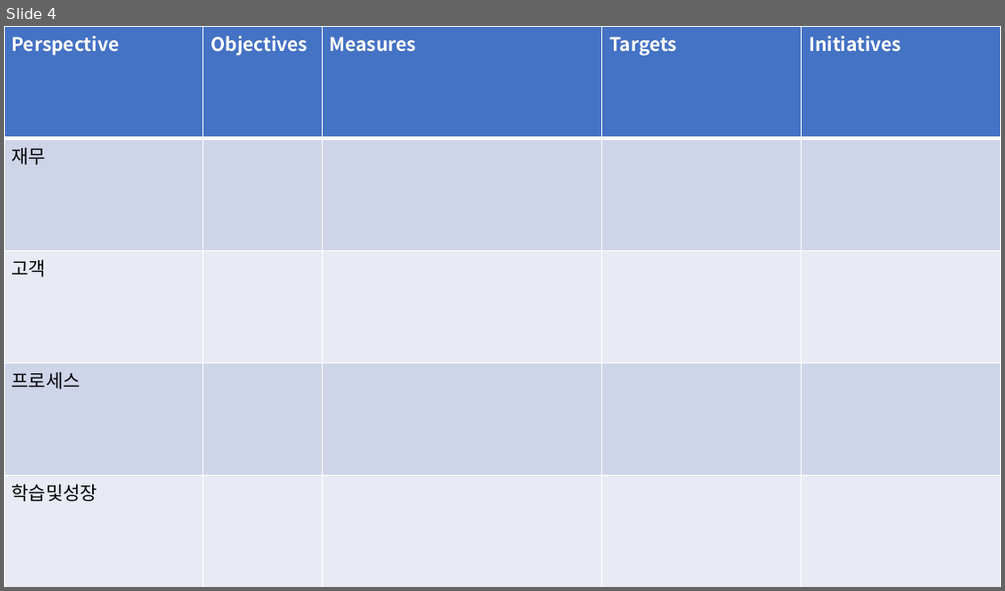
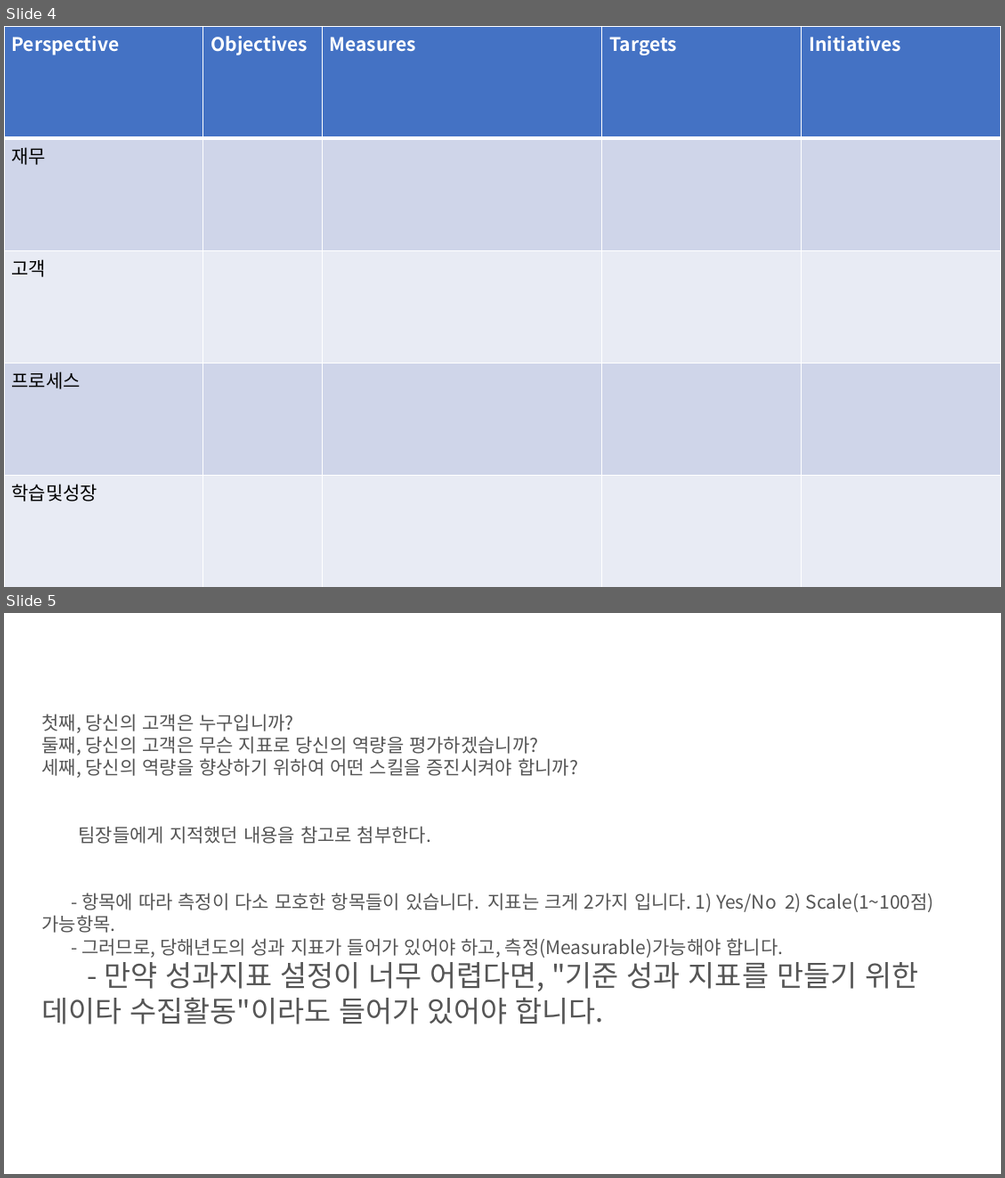
Before and after one commit to yutan0565/Light-Weight-Base_Tensorflow2, a slide deck: 개인_과제_발표/1Q_KPI.pptx. Shown one above the other, each under a label of ours: slide 4 before the commit, slides 4 and 5 after it. The pictures are 1005x591 and 1005x1178 pixels, drawn with LibreOffice and Linux fonts; fonts in the diff are those of the drawing. Boxes give left, top, right and bottom in pixels: in the first picture for what was removed or moved away, otherwise in the second. Text is boxed around its words. In the diff, an @@ line names an element or a change of style, - is before the commit and + after.

```diff
--- a/개인_과제_발표/1Q_KPI.pptx
+++ b/개인_과제_발표/1Q_KPI.pptx
@@ slide 5 added at <box>4,613,1001,1174</box>, background #FFFFFF @@
@@ text added at <box>41,714,934,1024</box>, 18 pt, text #555555 @@
+첫째, 당신의 고객은 누구입니까?
+둘째, 당신의 고객은 무슨 지표로 당신의 역량을 평가하겠습니까?
+세째, 당신의 역량을 향상하기 위하여 어떤 스킬을 증진시켜야 합니까?
+팀장들에게 지적했던 내용을 참고로 첨부한다.
+- 항목에 따라 측정이 다소 모호한 항목들이 있습니다. 지표는 크게 2가지 입니다. 1) Yes/No 2) Scale(1~100점) 가능항목.
+- 그러므로, 당해년도의 성과 지표가 들어가 있어야 하고, 측정(Measurable)가능해야 합니다.
+- 만약 성과지표 설정이 너무 어렵다면, "기준 성과 지표를 만들기 위한 데이타 수집활동"이라도 들어가 있어야 합니다.
```
Also in this commit, not shown: 3 other files.
